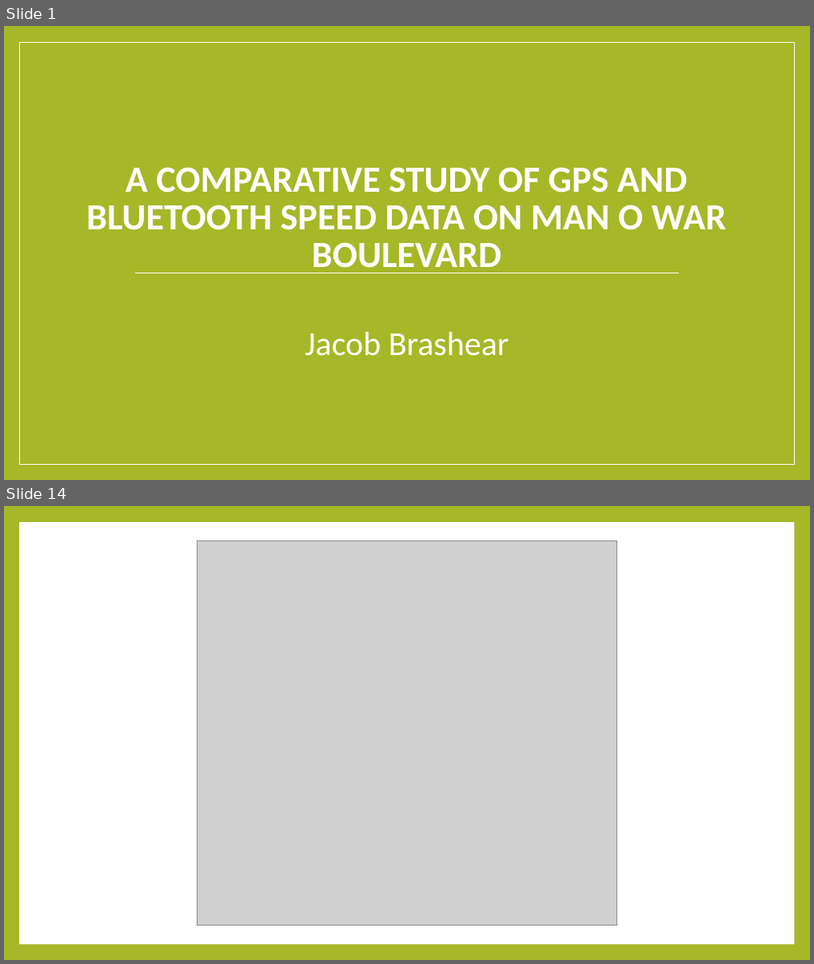
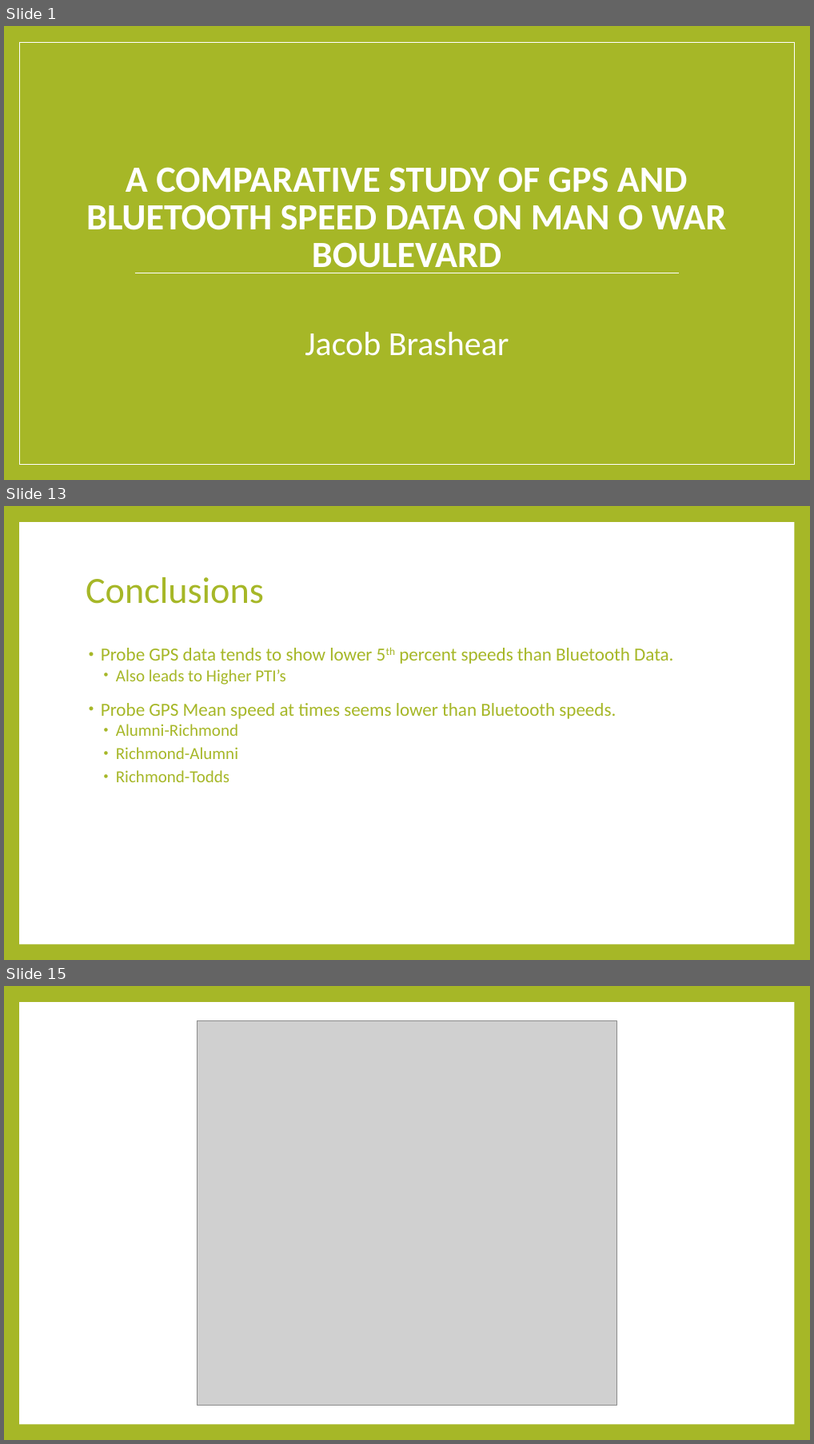
Before and after one commit to jdbr223/ce599-s17, a slide deck: CE599_JB_Project/A Comparative Study of GPS and Bluetooth Speed Data ALong Man O War Boulevard.pptx. Shown one above the other, each under a label of ours: slides 1 and 14 before the commit, slides 1, 13 and 15 after it; the slides between them are not shown. The pictures are 814x964 and 814x1444 pixels, drawn with LibreOffice and Linux fonts; fonts in the diff are those of the drawing; grey boxes stand for pictures. Boxes give left, top, right and bottom in pixels: in the first picture for what was removed or moved away, otherwise in the second. Text is boxed around its words. In the diff, an @@ line names an element or a change of style, - is before the commit and + after.

```diff
--- a/CE599_JB_Project/A Comparative Study of GPS and Bluetooth Speed Data ALong Man O War Boulevard.pptx
+++ b/CE599_JB_Project/A Comparative Study of GPS and Bluetooth Speed Data ALong Man O War Boulevard.pptx
@@ slide 13 added at bbox=[4, 506, 810, 960], background #A6B727; not listed: 1 template element that a slide beside it also shows @@
@@ title added at bbox=[86, 577, 264, 604], 44 pt, text #A6B727 @@
+Conclusions
@@ text added at bbox=[101, 648, 674, 782], 22 pt, text #A6B727 @@
+• Probe GPS data tends to show lower 5th percent speeds than Bluetooth Data.
+  • Also leads to Higher PTI’s
+• Probe GPS Mean speed at times seems lower than Bluetooth speeds.
+  • Alumni-Richmond
+  • Richmond-Alumni
+  • Richmond-Todds
@@ what was slide 14 is now slide 15 @@
```
Also in this commit, not shown: 10 slides changed, 1 other slide added, 1 slide removed.
